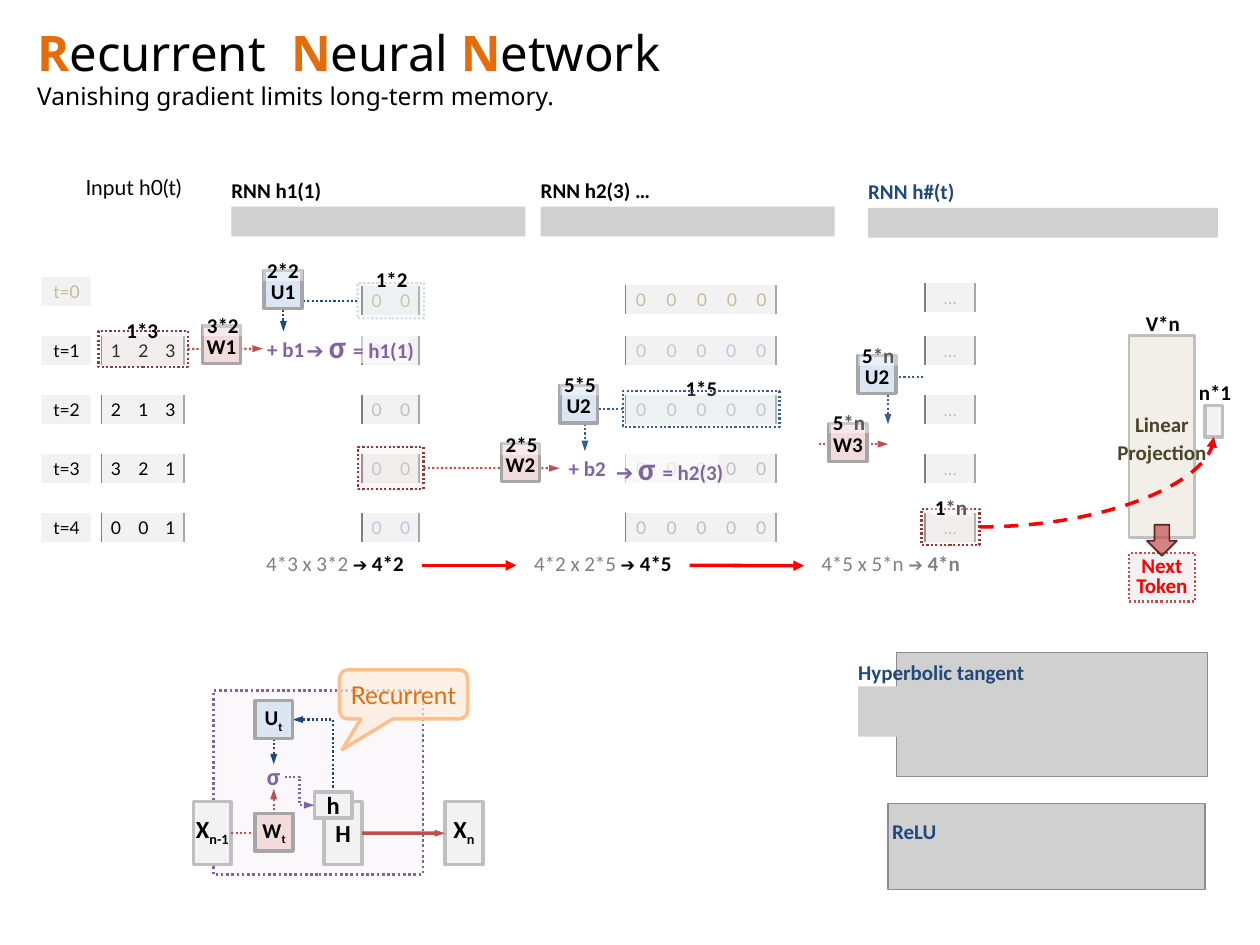
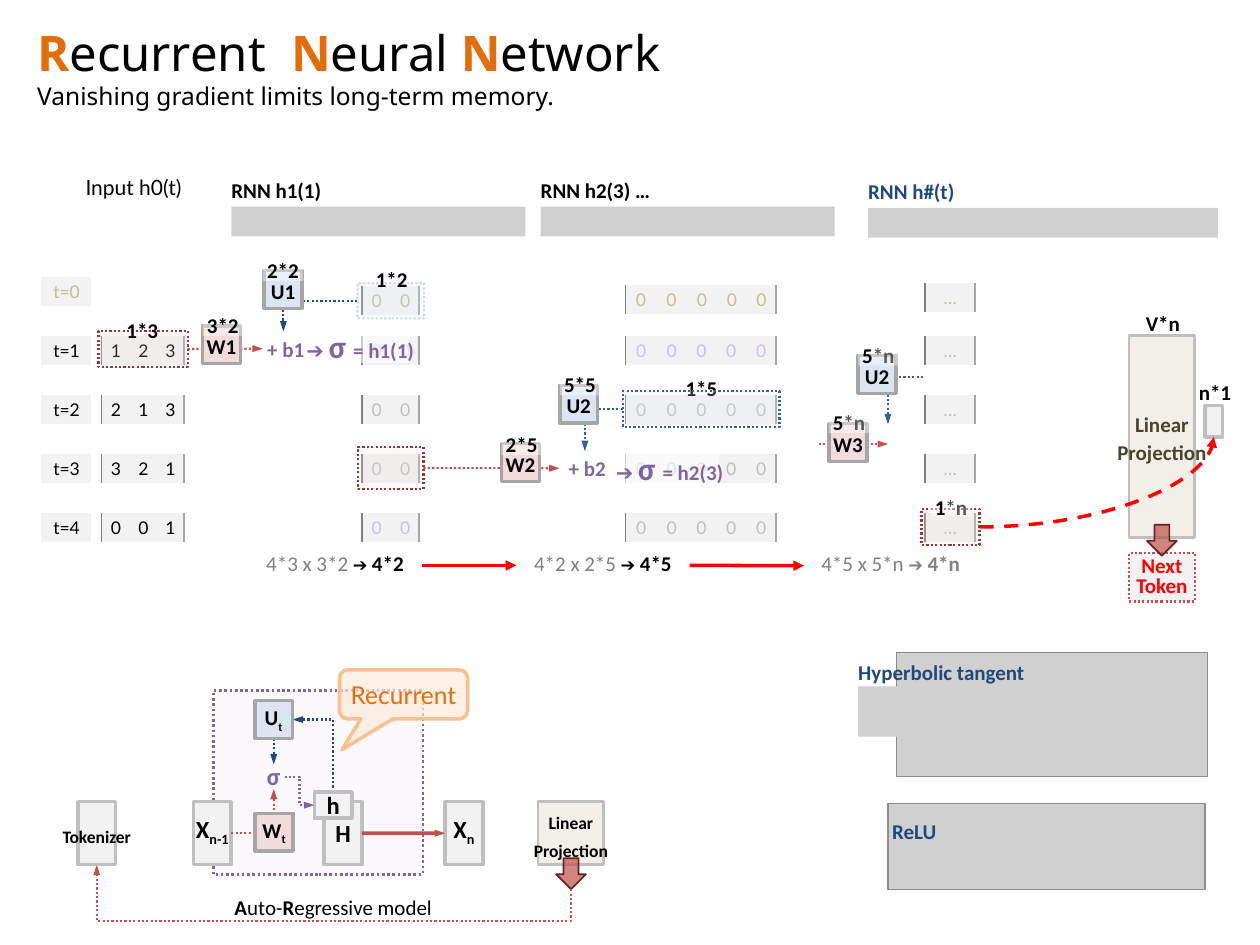
Before and after one commit to navibator/crazy-ai, a slide deck: slide 1 of temp.pptx. Drawn at 1260x945 pixels with LibreOffice and Linux fonts; fonts in the diff are those of the drawing; grey boxes stand for pictures. Boxes give left, top, right and bottom in pixels: in the first picture for what was removed or moved away, otherwise in the second. Text is boxed around its words. In the diff, an @@ line names an element or a change of style, - is before the commit and + after.

```diff
--- a/temp.pptx
+++ b/temp.pptx
@@ rectangle added at (x1=78, y1=801, x2=116, y2=864), fill #F2F2F2, outline #BFBFBF 2 pt, 10 pt, text #000000, bold @@
+Tokenizer
@@ rectangle added at (x1=538, y1=801, x2=604, y2=864), fill #DDD9C3 at 40% opacity, outline #BFBFBF 1.5 pt, 10 pt, text #000000, bold @@
+Linear
+Projection
@@ elbow arrow added from (571, 890) to (97, 864), #C0504D 1.25 pt dashed @@
@@ down arrow added at (x1=556, y1=858, x2=586, y2=890), fill #C0504D at 70% opacity, outline #632523 1 pt @@
@@ text added at (x1=234, y1=900, x2=432, y2=922), 12 pt, text #000000 @@
+Auto-Regressive model
```
Also in this commit, not shown: 2 slides added, 1 other file.
